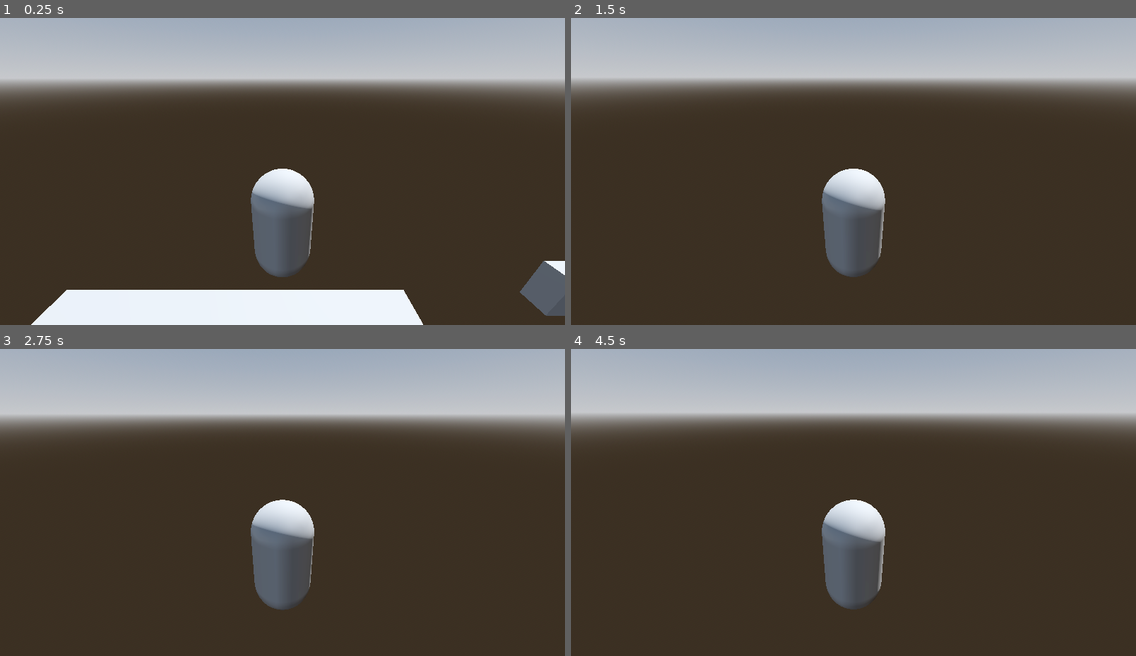
Above: before the commit, frames 1-4 (two rows, left to right).
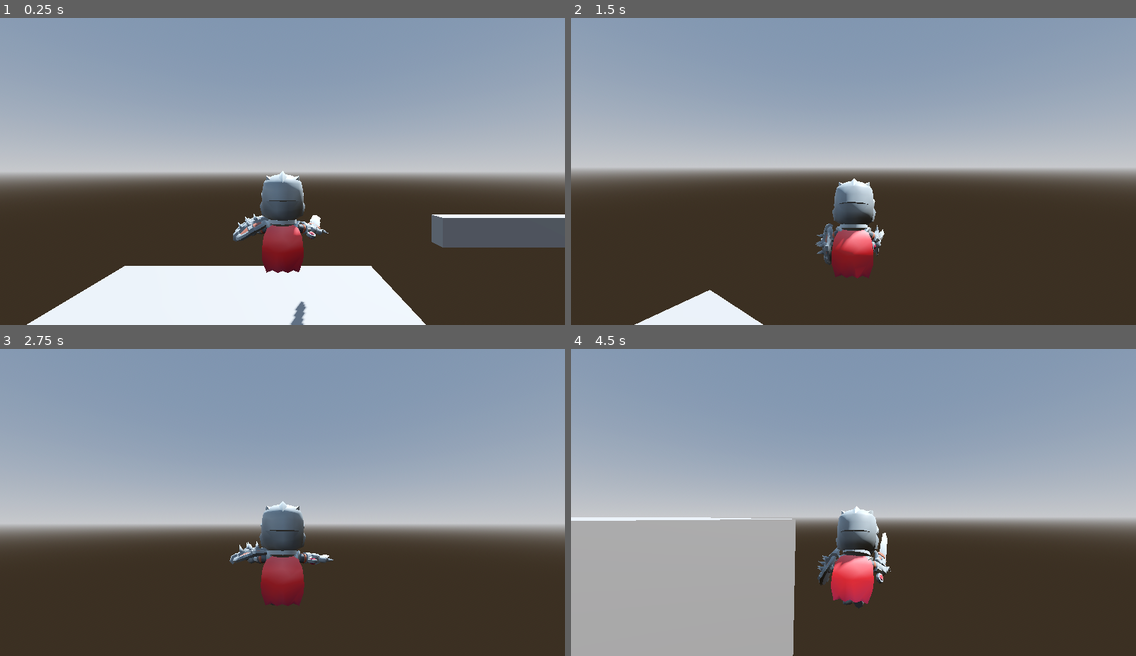
Above: after the commit, the same moments.

Repository: Git-Outtahereman/3DGodotouttahere
Game: Godot game, scene res://Level.tscn
Two runs of this game, one before a commit and one after it. Both use one fixed random seed, a clock stepped at 60 frames per second and the inputs below.
Inputs (mouse positions are in pixels of both pictures, inside the frame that each line leads up to):
- Up to frame 1 (0.25 s): no input
- Up to frame 2 (1.5 s): move the mouse to (881, 171) at 0.52 s; hold W (move_forward) from 0.53 s (still down); tap Space (space) at 0.6, 1.35 s; move the mouse to (825, 171) at 1.27 s
- Up to frame 3 (2.75 s): keep holding W (move_forward); move the mouse to (293, 496) at 2.02 s; tap Space (space) at 2.1 s
- Up to frame 4 (4.5 s): keep holding W (move_forward); move the mouse to (847, 508) at 2.77 s; tap Space (space) at 2.85, 3.6, 4.35 s; move the mouse to (893, 505) at 3.52 s; move the mouse to (808, 499) at 4.27 s

The runs differ from the first frame. In frame 1, 66% of the frame differs, in the area x 0-100%, y 0-100%; in frame 2, 58%; in frame 3, 64%; in frame 4, 78%.

Commit message:
killzone werkt nu

Diff:
--- a/Level.tscn
+++ b/Level.tscn
@@ -1,6 +1,6 @@
 [gd_scene load_steps=13 format=3 uid="uid://qrdrqvk0tndv"]
 
-[ext_resource type="PackedScene" uid="uid://dm0ne74lfii6c" path="res://player_decie.tscn" id="1_0m0jq"]
+[ext_resource type="PackedScene" uid="uid://c3hyyc0dcr3me" path="res://knight.tscn" id="1_t7iv1"]
 [ext_resource type="Script" uid="uid://vcvw2bni6ybv" path="res://killzone.gd" id="2_t7iv1"]
 
 [sub_resource type="ProceduralSkyMaterial" id="ProceduralSkyMaterial_k5r16"]
@@ -35,7 +35,7 @@
 data = PackedVector3Array(-5, 0.5, 0.25, 5, 0.5, 0.25, -5, -0.5, 0.25, 5, 0.5, 0.25, 5, -0.5, 0.25, -5, -0.5, 0.25, 5,  …(464 unchanged characters)…
 
 [sub_resource type="BoxShape3D" id="BoxShape3D_2nifc"]
-size = Vector3(10.0802, 1, 1)
+size = Vector3(1000, 1, 1000)
 
 [node name="Node3D" type="Node3D"]
 
@@ -45,6 +45,8 @@
 [node name="DirectionalLight3D" type="DirectionalLight3D" parent="."]
 transform = Transform3D(-0.866025, -0.433013, 0.25, 0, 0.5, 0.866025, -0.5, 0.75, -0.433013, 0, 0, 0)
 shadow_enabled = true
+
+[node name="Knight" parent="." instance=ExtResource("1_t7iv1")]
 
 [node name="MeshInstance3D" type="MeshInstance3D" parent="."]
 transform = Transform3D(1, 0, 0, 0, 1, 0, 0, 0, 1, -1.40839, -2.6735, 1.81604)
@@ -71,11 +73,6 @@
 [node name="CollisionShape3D" type="CollisionShape3D" parent="MeshInstance3D/StaticBody3D2"]
 shape = SubResource("ConcavePolygonShape3D_bexhn")
 
-[node name="PlayerDecie" parent="." instance=ExtResource("1_0m0jq")]
-transform = Transform3D(1, 0, 0, 0, 1, 0, 0, 0, 1, 0, 2, -2)
-top_level = true
-linear_damp = 3.0
-
 [node name="MeshInstance3D2" type="MeshInstance3D" parent="."]
 transform = Transform3D(1, 0, 0, 0, 1, 0, 0, 0, 1, 10.4058, 0.10536, -2.01167)
 mesh = SubResource("BoxMesh_bexhn")
@@ -87,10 +84,12 @@
 
 [node name="killzone" type="Area3D" parent="."]
 transform = Transform3D(1, 0, 0, 0, 1, 0, 0, 0, 1, 0.923285, 0.150626, -3.25598)
+collision_layer = 3
+collision_mask = 3
 script = ExtResource("2_t7iv1")
 
 [node name="CollisionShape3D" type="CollisionShape3D" parent="killzone"]
-transform = Transform3D(1, 0, 0, 0, 1, 0, 0, 0, 1, -0.601589, -0.569638, 6.27969)
+transform = Transform3D(1, 0, 0, 0, 1, 0, 0, 0, 1, -0.602, -9, 117.629)
 shape = SubResource("BoxShape3D_2nifc")
 
-[connection signal="body_entered" from="PlayerDecie" to="killzone" method="_on_player_decie_body_entered"]
+[connection signal="child_entered_tree" from="Knight" to="killzone" method="_on_knight_child_entered_tree"]
